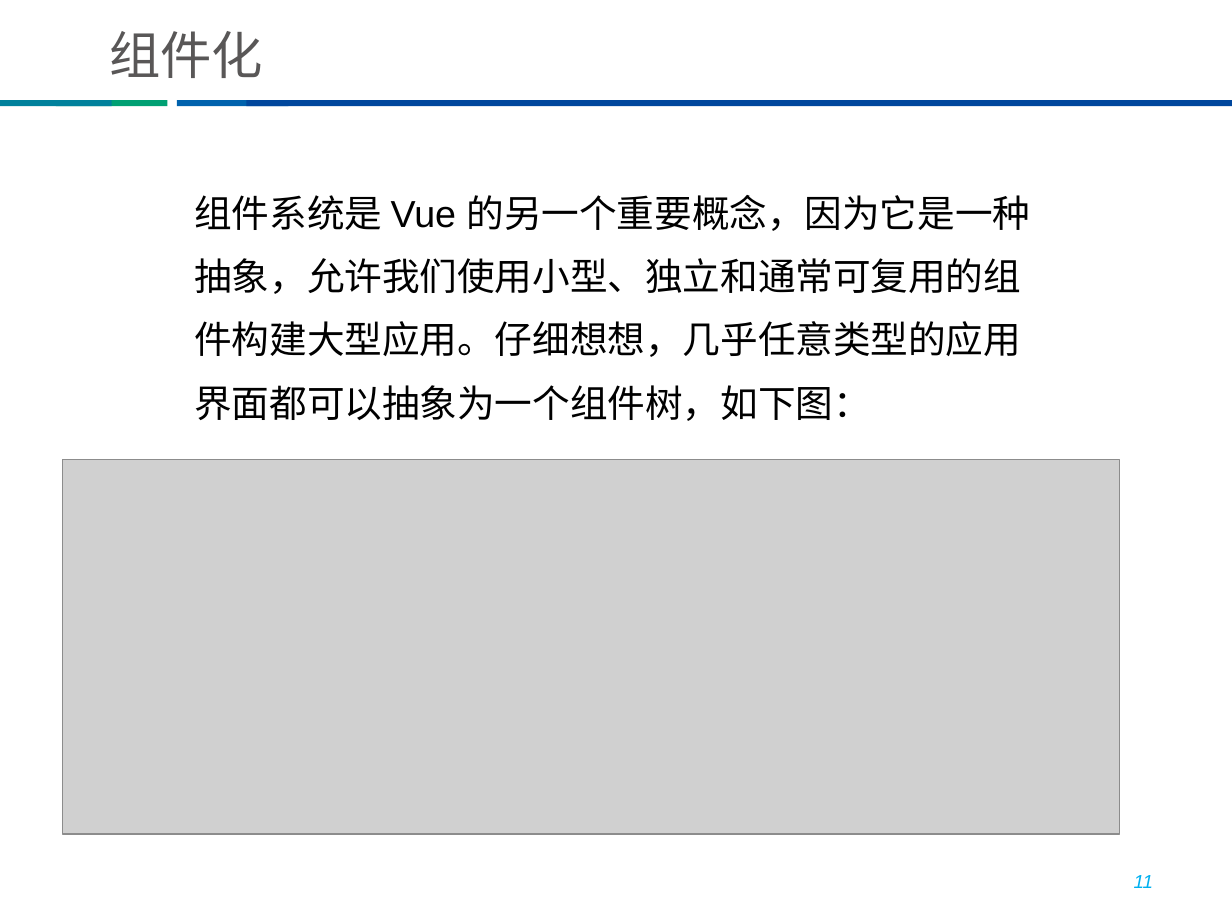
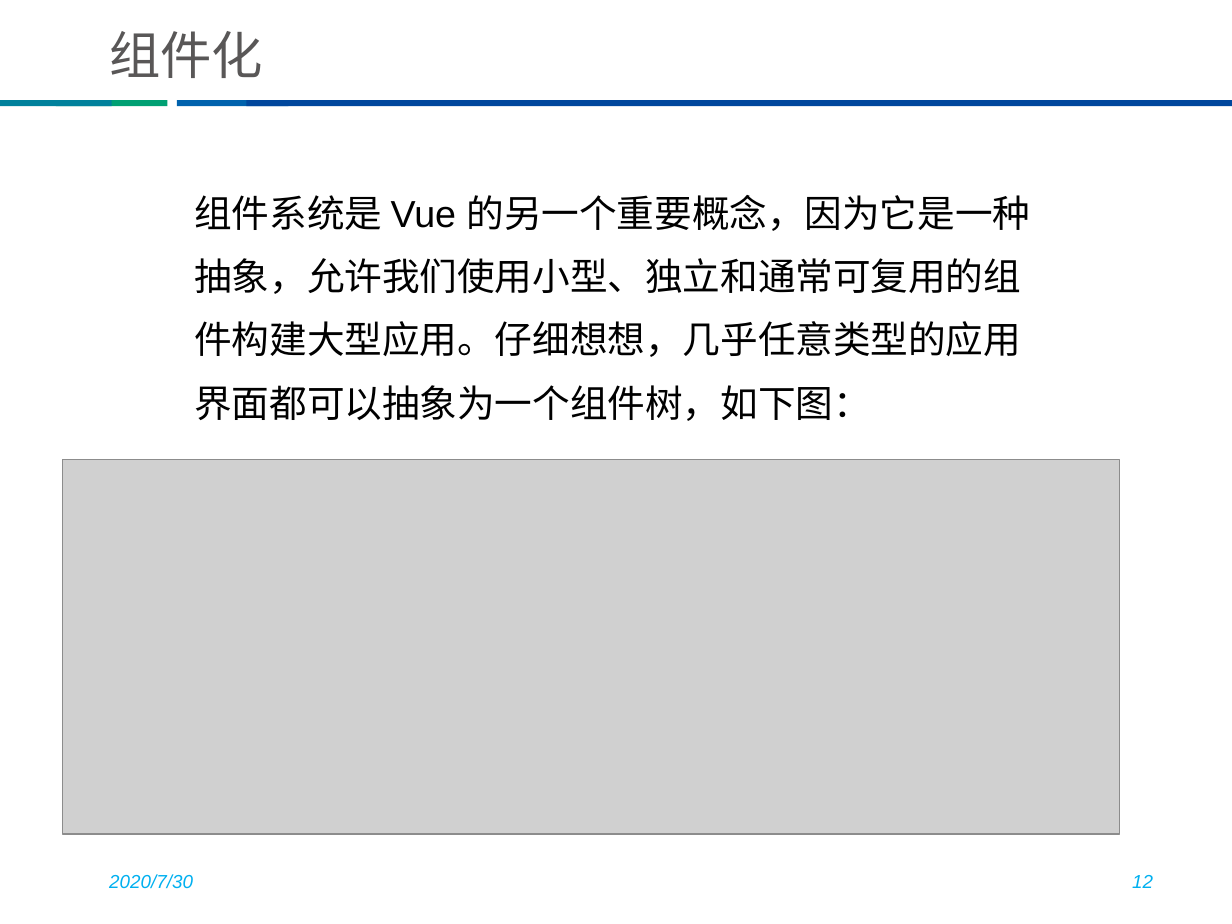
Before and after one commit to he8hepeng/thunisoftCli3, a slide deck: slide 12 of vue培训 v1.pptx (slide 11 before the commit). Drawn at 1232x924 pixels with LibreOffice and Linux fonts; fonts in the diff are those of the drawing; grey boxes stand for pictures; background and template pictures are left out. Boxes give left, top, right and bottom in pixels: in the first picture for what was removed or moved away, otherwise in the second. Text is boxed around its words. In the diff, an @@ line names an element or a change of style, - is before the commit and + after.

```diff
--- a/vue培训 v1.pptx
+++ b/vue培训 v1.pptx
@@ text added at <box>109,874,193,889</box>, 11 pt, text #00B0F0, italic @@
+2020/7/30
@@ page number at <box>1132,875,1153,888</box>: text changed @@
-11
+12
```
Also in this commit, not shown: 11 other slides changed, 1 slide added, 9 other files.
